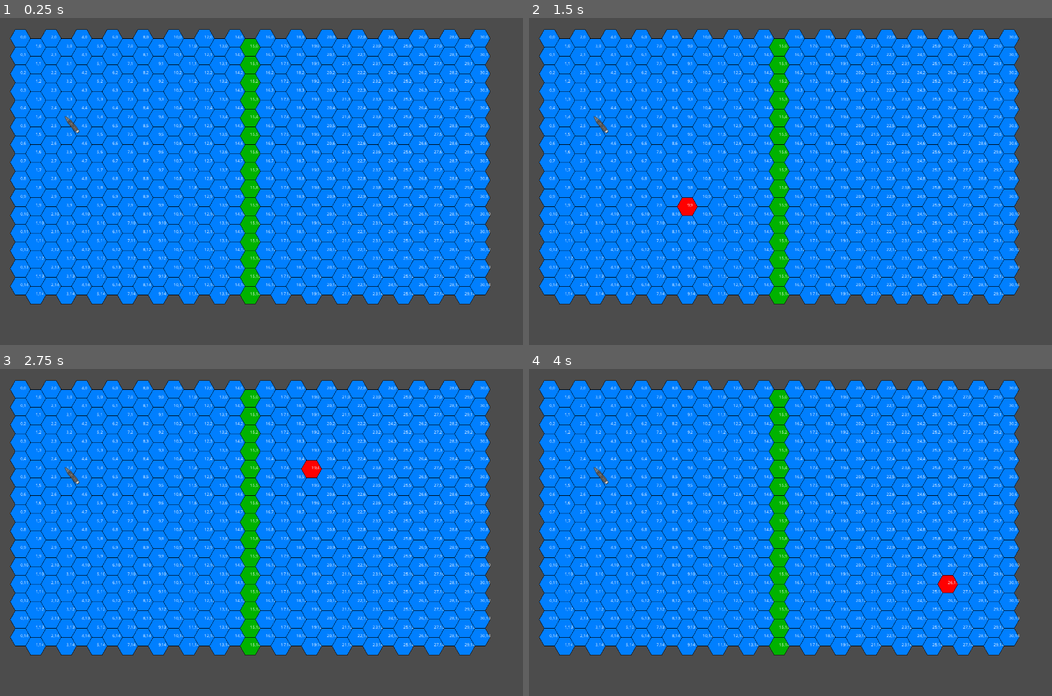
Above: before the commit, frames 1-4 (two rows, left to right).
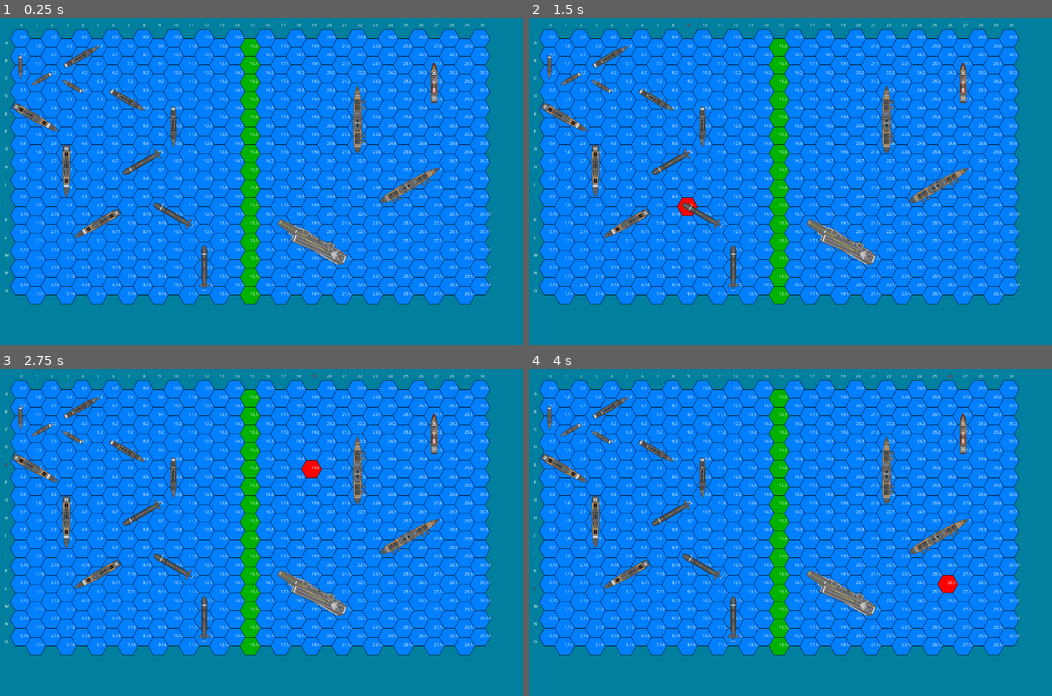
Above: after the commit, the same moments.

Repository: rsucco/flotilla
Game: Godot game, scene res://Root.tscn
Same seed, same stepped clock (60 frames per second), same inputs: the game is played once before the commit and once after it.
Inputs (mouse positions are in pixels of both pictures, inside the frame that each line leads up to):
- Up to frame 1 (0.25 s): no input
- Up to frame 2 (1.5 s): tap Enter at 0.5 s; move the mouse to (905, 165) at 0.52 s; click (905, 165) at 0.67 s; tap Space at 1.25 s; move the mouse to (685, 197) at 1.27 s; click (685, 197) at 1.42 s
- Up to frame 3 (2.75 s): tap Enter at 2 s; move the mouse to (313, 460) at 2.02 s; click (313, 460) at 2.17 s
- Up to frame 4 (4 s): tap Space at 2.75 s; move the mouse to (764, 597) at 2.77 s; click (764, 597) at 2.92 s; tap Enter at 3.5 s; move the mouse to (947, 581) at 3.52 s; click (947, 581) at 3.67 s

The runs differ from the first frame. In frame 1, 29% of the frame differs, in the area x 0-100%, y 0-100%; in frame 2, 29%; in frame 3, 29%; in frame 4, 29%.

Commit message:
Add ship classes

Diff:
--- a/Corvette.gd
+++ /dev/null
@@ -1,13 +0,0 @@
-extends Ship
-
-class_name Corvette
-
-# Called when the node enters the scene tree for the first time.
-func _ready():
-	pass # Replace with function body.
-
-func init(direction, x, y):
-	.init(direction, x, y)
-	self.len_fore = 0
-	self.len_aft = 1
-	pass
--- a/Corvette.tscn
+++ /dev/null
@@ -1,9 +0,0 @@
-[gd_scene load_steps=3 format=2]
-
-[ext_resource path="res://Corvette.gd" type="Script" id=1]
-[ext_resource path="res://corvette.png" type="Texture" id=2]
-
-[node name="Corvette" type="Sprite"]
-texture = ExtResource( 2 )
-offset = Vector2( 0, 20 )
-script = ExtResource( 1 )
--- a/Grid.gd
+++ b/Grid.gd
@@ -38,6 +38,8 @@
 		[[ 0, -1], [+1,  0], [+1, +1], [ 0, +1], [-1, +1], [-1,  0]], \
 	]
 	var parity = x & 1
+	while direction >= 360:
+		direction -= 360
 	var diff = oddq_direction_differences[parity][direction / 60]
 	var neighbor_x = x + diff[0] * length
 	var neighbor_y = y + diff[1] * length
--- a/Root.gd
+++ b/Root.gd
@@ -2,7 +2,7 @@
 
 var font
 var grid
-var corvette
+var ships
 
 # Called when the node enters the scene tree for the first time.
 func _ready():
@@ -10,14 +10,61 @@
 	font.font_data = load("res://opensans.ttf")
 	font.size = 10
 	grid = Grid.new()
-	corvette = preload('res://Corvette.tscn').instance()
-	corvette.init(320, 3, 4)
-	add_child(corvette)
+	ships = []
+	for i in range(3):
+		var	corvette = preload('res://ships/Corvette.tscn').instance()
+		corvette.set_grid_position(i * 2, i + 1, i * 60 + 180)
+		add_child(corvette)
+		ships.append(corvette)
+		var destroyer = preload('res://ships/Destroyer.tscn').instance()
+		destroyer.set_grid_position(i * 3 + 4, i * 2 + 1, i * 60 + 60)
+		add_child(destroyer)
+		ships.append(destroyer)
+		var cruiser = preload('res://ships/Cruiser.tscn').instance()
+		cruiser.set_grid_position(i * 2 + 1, i * 3 + 4, i * 60 + 120)
+		add_child(cruiser)
+		ships.append(cruiser)
+		var submarine = preload('res://ships/Submarine.tscn').instance()
+		submarine.set_grid_position(i * 2 + 8, i * 3 + 7, i * 60 + 240)
+		add_child(submarine)
+		ships.append(submarine)
+		if i > 0:
+			var battleship = preload('res://ships/Battleship.tscn').instance()
+			battleship.set_grid_position(i * 4 + 18, i * 4, i * 60 + 300)
+			add_child(battleship)
+			ships.append(battleship)
+	var carrier = preload('res://ships/Carrier.tscn').instance()
+	carrier.set_grid_position(19, 11, 300)
+	add_child(carrier)
+	ships.append(carrier)
+	var tender = preload('res://ships/SupplyTender.tscn').instance()
+	tender.set_grid_position(27, 2, 0)
+	add_child(tender)
+	ships.append(tender)
 
 func _draw():
+	var y_grid_display = ['A', 'B', 'C', 'D', 'E', 'F', 'G', 'H', 'I', 'J', 'K', 'L', 'M', 'N', 'O']
 	var mouse_hex = grid.get_hex_from_coords(get_viewport().get_mouse_position())
 	for x in range(31):
+		# Draw column markers
+		var string_color
+		var string_location = grid.get_hex_center(x, 0) - Vector2(0, grid.hex_size / sqrt(3))
+		if x % 2 != 0:
+			string_location -= Vector2(0, grid.hex_size / sqrt(3) * 0.75)
+		if mouse_hex[0] == x:
+			string_color = Color(1.0, 0.0, 0.0)
+		else:
+			string_color = Color(1.0, 1.0, 1.0)
+		draw_string(font, string_location, str(x), string_color)
 		for y in range(15):
+			# Draw row markers
+			if x == 0:
+				string_location = grid.get_hex_center(0, y) - Vector2(grid.hex_size * 0.75, -grid.hex_size / sqrt(3) / 2)
+				if mouse_hex[1] == y:
+					string_color = Color(0.7, 0.0, 0.0)
+				else:
+					string_color = Color(1.0, 1.0, 1.0)
+				draw_string(font, string_location, y_grid_display[y], string_color)
 			var color
 			if mouse_hex == [x, y]:
 				color = PoolColorArray([Color(1.0, 0.0, 0.0)])
@@ -31,17 +78,28 @@
 			for i in range(1, 6):
 				draw_line(hex_points[i - 1], hex_points[i], Color(0.0, 0.0, 0.0))
 			draw_line(hex_points[5], hex_points[0], Color(0.0, 0.0, 0.0))
+#			draw_string(font, grid.get_hex_center(x, y), y_grid_display[y] + str(x))
 			draw_string(font, grid.get_hex_center(x, y), str(x) + ',' + str(y))
 
 func _input(event):
-	if event is InputEventMouseButton:
+	if event is InputEventMouseButton and event.pressed:
 		print('Click! Mouse position:', event.position)
 		var on_hex = grid.get_hex_from_coords(event.position)
 		print('On hex:', on_hex)
 		print('Hex neighbors:', grid.get_all_hex_neighbors(on_hex[0], on_hex[1]))
+		var ship_at_hex = get_ship_at_hex(on_hex[0], on_hex[1])
+		if ship_at_hex != null:
+			print('Ship at hex: ', ship_at_hex.desc)
+			print('Occupied hexes: ', ship_at_hex.get_occupied_hexes())
+			if event.button_index == BUTTON_RIGHT:
+				ship_at_hex.rotate(60)
+		print('========================')
 	elif event is InputEventMouseMotion:
 		update()
 
-# Called every frame. 'delta' is the elapsed time since the previous frame.
-#func _process(delta):
-#	pass
+func get_ship_at_hex(x, y):
+	for ship in ships:
+		var occupied_hexes = ship.get_occupied_hexes()
+		if occupied_hexes != null and [x, y] in occupied_hexes:
+			return ship
+	return null
--- a/Ship.gd
+++ /dev/null
@@ -1,27 +0,0 @@
-extends Sprite
-
-class_name Ship
-
-# Declare member variables here.
-var direction
-var len_fore
-var len_aft
-var x
-var y
-
-
-# Called when the node enters the scene tree for the first time.
-func _ready():
-	self.position = get_parent().grid.get_hex_center(self.x, self.y)
-	self.set_rotation_degrees(direction)
-	pass # Replace with function body.
-
-func init(direction, x, y):
-	self.direction = direction
-	self.x = x
-	self.y = y
-
-func get_occupied_tiles():
-	var occupied_tiles = [[x, y]]
-	for i in range(len_fore):
-		occupied_tiles.append(get_parent().grid.get_hex_neighbor(x, y, direction, i + 1))
--- a/project.godot
+++ b/project.godot
@@ -10,9 +10,29 @@
 
 _global_script_classes=[ {
 "base": "Ship",
+"class": "Battleship",
+"language": "GDScript",
+"path": "res://ships/Battleship.gd"
+}, {
+"base": "Ship",
+"class": "Carrier",
+"language": "GDScript",
+"path": "res://ships/Carrier.gd"
+}, {
+"base": "Ship",
 "class": "Corvette",
 "language": "GDScript",
-"path": "res://Corvette.gd"
+"path": "res://ships/Corvette.gd"
+}, {
+"base": "Ship",
+"class": "Cruiser",
+"language": "GDScript",
+"path": "res://ships/Cruiser.gd"
+}, {
+"base": "Ship",
+"class": "Destroyer",
+"language": "GDScript",
+"path": "res://ships/Submarine.gd"
 }, {
 "base": "Object",
 "class": "Grid",
@@ -22,7 +42,17 @@
 "base": "Sprite",
 "class": "Ship",
 "language": "GDScript",
-"path": "res://Ship.gd"
+"path": "res://ships/Ship.gd"
+}, {
+"base": "Ship",
+"class": "Submarine",
+"language": "GDScript",
+"path": "res://ships/Destroyer.gd"
+}, {
+"base": "Ship",
+"class": "SupplyTender",
+"language": "GDScript",
+"path": "res://ships/SupplyTender.gd"
 }, {
 "base": "Object",
 "class": "Tile",
@@ -30,22 +60,31 @@
 "path": "res://Tile.gd"
 } ]
 _global_script_class_icons={
+"Battleship": "",
+"Carrier": "",
 "Corvette": "",
+"Cruiser": "",
+"Destroyer": "",
 "Grid": "",
 "Ship": "",
+"Submarine": "",
+"SupplyTender": "",
 "Tile": ""
 }
 
 [application]
 
-config/name="flotilla"
+config/name="Flotilla"
 run/main_scene="res://Root.tscn"
 config/icon="res://icon.png"
+config/macos_native_icon="res://icon.icns"
+config/windows_native_icon="res://icon.ico"
 
 [display]
 
 window/size/width=1280
 window/size/height=800
+window/size/resizable=false
 
 [global]
 
@@ -61,4 +100,5 @@
 
 [rendering]
 
+environment/default_clear_color=Color( 0, 0.501961, 0.623529, 1 )
 environment/default_environment="res://default_env.tres"
--- /dev/null
+++ b/ships/Battleship.gd
@@ -0,0 +1,9 @@
+extends Ship
+
+class_name Battleship
+
+# Called when the node enters the scene tree for the first time.
+func _ready():
+	self.len_fore = 1
+	self.len_aft = 2
+	self.desc = 'Battleship'
--- /dev/null
+++ b/ships/Battleship.tscn
@@ -0,0 +1,39 @@
+[gd_scene load_steps=4 format=2]
+
+[ext_resource path="res://ships/Battleship.gd" type="Script" id=1]
+[ext_resource path="res://ships/sprites/battleship_hull.png" type="Texture" id=2]
+[ext_resource path="res://ships/sprites/battleship_weapon.png" type="Texture" id=3]
+
+[node name="Battleship" type="Sprite"]
+scale = Vector2( 0.8, 0.8 )
+texture = ExtResource( 2 )
+offset = Vector2( 0, 30 )
+script = ExtResource( 1 )
+
+[node name="Turret0" type="Sprite" parent="."]
+position = Vector2( 0, -22 )
+rotation = 1.5708
+scale = Vector2( 0.7, 0.6 )
+texture = ExtResource( 3 )
+offset = Vector2( 0, -15 )
+
+[node name="Turret1" type="Sprite" parent="."]
+position = Vector2( 0, -5 )
+rotation = 1.5708
+scale = Vector2( 0.7, 0.6 )
+texture = ExtResource( 3 )
+offset = Vector2( 0, -15 )
+
+[node name="Turret2" type="Sprite" parent="."]
+position = Vector2( 0, 81 )
+rotation = 1.5708
+scale = Vector2( 0.7, 0.6 )
+texture = ExtResource( 3 )
+offset = Vector2( 0, -15 )
+
+[node name="Turret3" type="Sprite" parent="."]
+position = Vector2( 0, 98 )
+rotation = 1.5708
+scale = Vector2( 0.7, 0.6 )
+texture = ExtResource( 3 )
+offset = Vector2( 0, -15 )
--- /dev/null
+++ b/ships/Carrier.gd
@@ -0,0 +1,9 @@
+extends Ship
+
+class_name Carrier
+
+# Called when the node enters the scene tree for the first time.
+func _ready():
+	self.len_fore = 2
+	self.len_aft = 2
+	self.desc = 'Aircraft Carrier'
--- /dev/null
+++ b/ships/Carrier.tscn
@@ -0,0 +1,15 @@
+[gd_scene load_steps=4 format=2]
+
+[ext_resource path="res://ships/sprites/carrier_hull.png" type="Texture" id=1]
+[ext_resource path="res://ships/sprites/f35.png" type="Texture" id=2]
+[ext_resource path="res://ships/Carrier.gd" type="Script" id=3]
+
+[node name="Carrier" type="Sprite"]
+scale = Vector2( 0.8, 1 )
+texture = ExtResource( 1 )
+script = ExtResource( 3 )
+
+[node name="F35" type="Sprite" parent="."]
+position = Vector2( 0, 59 )
+rotation = 6.10865
+texture = ExtResource( 2 )
--- /dev/null
+++ b/ships/Corvette.gd
@@ -0,0 +1,9 @@
+extends Ship
+
+class_name Corvette
+
+# Called when the node enters the scene tree for the first time.
+func _ready():
+	self.len_fore = 1
+	self.len_aft = 0
+	self.desc = 'Corvette'
--- /dev/null
+++ b/ships/Corvette.tscn
@@ -0,0 +1,10 @@
+[gd_scene load_steps=3 format=2]
+
+[ext_resource path="res://ships/Corvette.gd" type="Script" id=1]
+[ext_resource path="res://ships/sprites/corvette.png" type="Texture" id=2]
+
+[node name="Corvette" type="Sprite"]
+scale = Vector2( 1, 1.1 )
+texture = ExtResource( 2 )
+offset = Vector2( 0, -25 )
+script = ExtResource( 1 )
--- /dev/null
+++ b/ships/Cruiser.gd
@@ -0,0 +1,9 @@
+extends Ship
+
+class_name Cruiser
+
+# Called when the node enters the scene tree for the first time.
+func _ready():
+	self.len_fore = 1
+	self.len_aft = 1
+	self.desc = 'Cruiser'
--- /dev/null
+++ b/ships/Cruiser.tscn
@@ -0,0 +1,8 @@
+[gd_scene load_steps=3 format=2]
+
+[ext_resource path="res://ships/Cruiser.gd" type="Script" id=1]
+[ext_resource path="res://ships/sprites/cruiser_hull.png" type="Texture" id=2]
+
+[node name="Cruiser" type="Sprite"]
+texture = ExtResource( 2 )
+script = ExtResource( 1 )
--- /dev/null
+++ b/ships/Destroyer.gd
@@ -0,0 +1,9 @@
+extends Ship
+
+class_name Submarine
+
+# Called when the node enters the scene tree for the first time.
+func _ready():
+	self.len_fore = 1
+	self.len_aft = 1
+	self.desc = 'Destroyer'
--- /dev/null
+++ b/ships/Destroyer.tscn
@@ -0,0 +1,8 @@
+[gd_scene load_steps=3 format=2]
+
+[ext_resource path="res://ships/Destroyer.gd" type="Script" id=1]
+[ext_resource path="res://ships/sprites/destroyer_hull.png" type="Texture" id=2]
+
+[node name="Destroyer" type="Sprite"]
+texture = ExtResource( 2 )
+script = ExtResource( 1 )
--- /dev/null
+++ b/ships/Ship.gd
@@ -0,0 +1,34 @@
+extends Sprite
+
+class_name Ship
+
+# Declare member variables here.
+var direction
+var len_fore
+var len_aft
+var x
+var y
+var desc = ''
+
+# Called when the node enters the scene tree for the first time.
+func _ready():
+	self.position = get_parent().grid.get_hex_center(self.x, self.y)
+
+func set_grid_position(x, y, direction):
+	self.direction = direction
+	self.set_rotation_degrees(direction)
+	self.x = x
+	self.y = y
+
+func get_occupied_hexes():
+	var occupied_hexes = [[x, y]]
+	for i in range(len_fore):
+		occupied_hexes.append(get_parent().grid.get_hex_neighbor(occupied_hexes[-1][0], occupied_hexes[-1][1], direction))
+	occupied_hexes.invert()
+	for i in range(len_aft):
+		occupied_hexes.append(get_parent().grid.get_hex_neighbor(occupied_hexes[-1][0], occupied_hexes[-1][1], direction + 180))
+	return occupied_hexes
+
+func rotate(rotation_offset):
+	self.direction += rotation_offset
+	self.set_rotation_degrees(self.direction)
--- a/Ship.tscn
+++ b/ships/Ship.tscn
@@ -1,6 +1,6 @@
 [gd_scene load_steps=2 format=2]
 
-[ext_resource path="res://Ship.gd" type="Script" id=1]
+[ext_resource path="res://ships/Ship.gd" type="Script" id=1]
 
 [node name="Ship" type="Sprite"]
 script = ExtResource( 1 )
--- /dev/null
+++ b/ships/Submarine.gd
@@ -0,0 +1,9 @@
+extends Ship
+
+class_name Destroyer
+
+# Called when the node enters the scene tree for the first time.
+func _ready():
+	self.len_fore = 1
+	self.len_aft = 1
+	self.desc = 'Submarine'
--- /dev/null
+++ b/ships/Submarine.tscn
@@ -0,0 +1,9 @@
+[gd_scene load_steps=3 format=2]
+
+[ext_resource path="res://ships/Submarine.gd" type="Script" id=1]
+[ext_resource path="res://ships/sprites/submarine.png" type="Texture" id=2]
+
+[node name="Submarine" type="Sprite"]
+scale = Vector2( 0.8, 0.8 )
+texture = ExtResource( 2 )
+script = ExtResource( 1 )
--- /dev/null
+++ b/ships/SupplyTender.gd
@@ -0,0 +1,9 @@
+extends Ship
+
+class_name SupplyTender
+
+# Called when the node enters the scene tree for the first time.
+func _ready():
+	self.len_fore = 1
+	self.len_aft = 1
+	self.desc = 'Supply Tender'
--- /dev/null
+++ b/ships/SupplyTender.tscn
@@ -0,0 +1,8 @@
+[gd_scene load_steps=3 format=2]
+
+[ext_resource path="res://ships/SupplyTender.gd" type="Script" id=1]
+[ext_resource path="res://ships/sprites/supply_tender.png" type="Texture" id=2]
+
+[node name="SupplyTender" type="Sprite"]
+texture = ExtResource( 2 )
+script = ExtResource( 1 )
Binary file added: icon.ico
Binary file added: ships/sprites/battleship_hull.png
Not shown, added: ships/sprites/battleship_hull.png.import
Binary file added: ships/sprites/battleship_weapon.png
Not shown, added: ships/sprites/battleship_weapon.png.import
Binary file added: ships/sprites/carrier_hull.png
Not shown, added: ships/sprites/carrier_hull.png.import
Renamed: corvette.png -> ships/sprites/corvette.png
Not shown, changed: ships/sprites/corvette.png.import
Binary file added: ships/sprites/cruiser_hull.png
Not shown, added: ships/sprites/cruiser_hull.png.import
Binary file added: ships/sprites/destroyer_hull.png
(and 8 more such lines)
